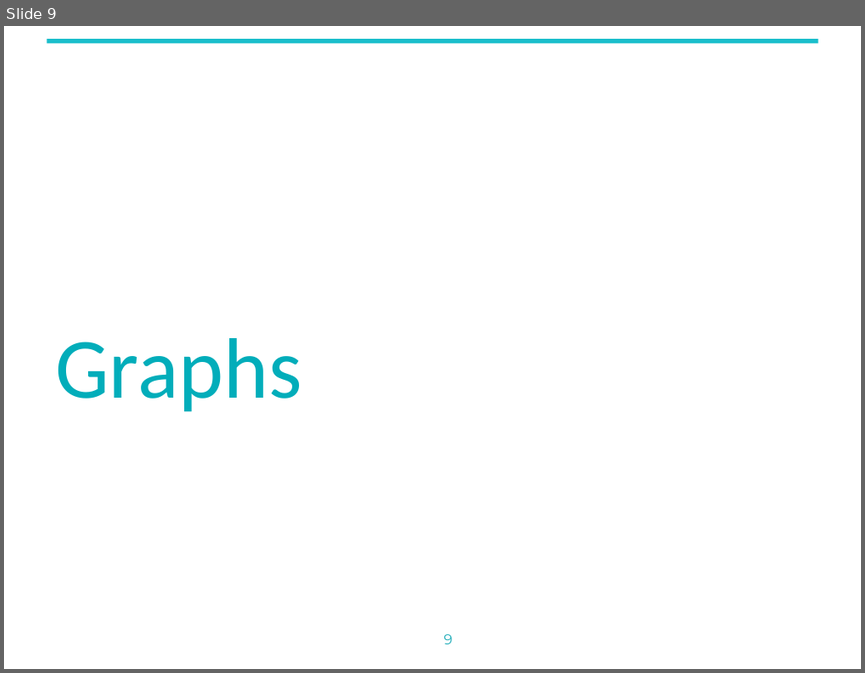
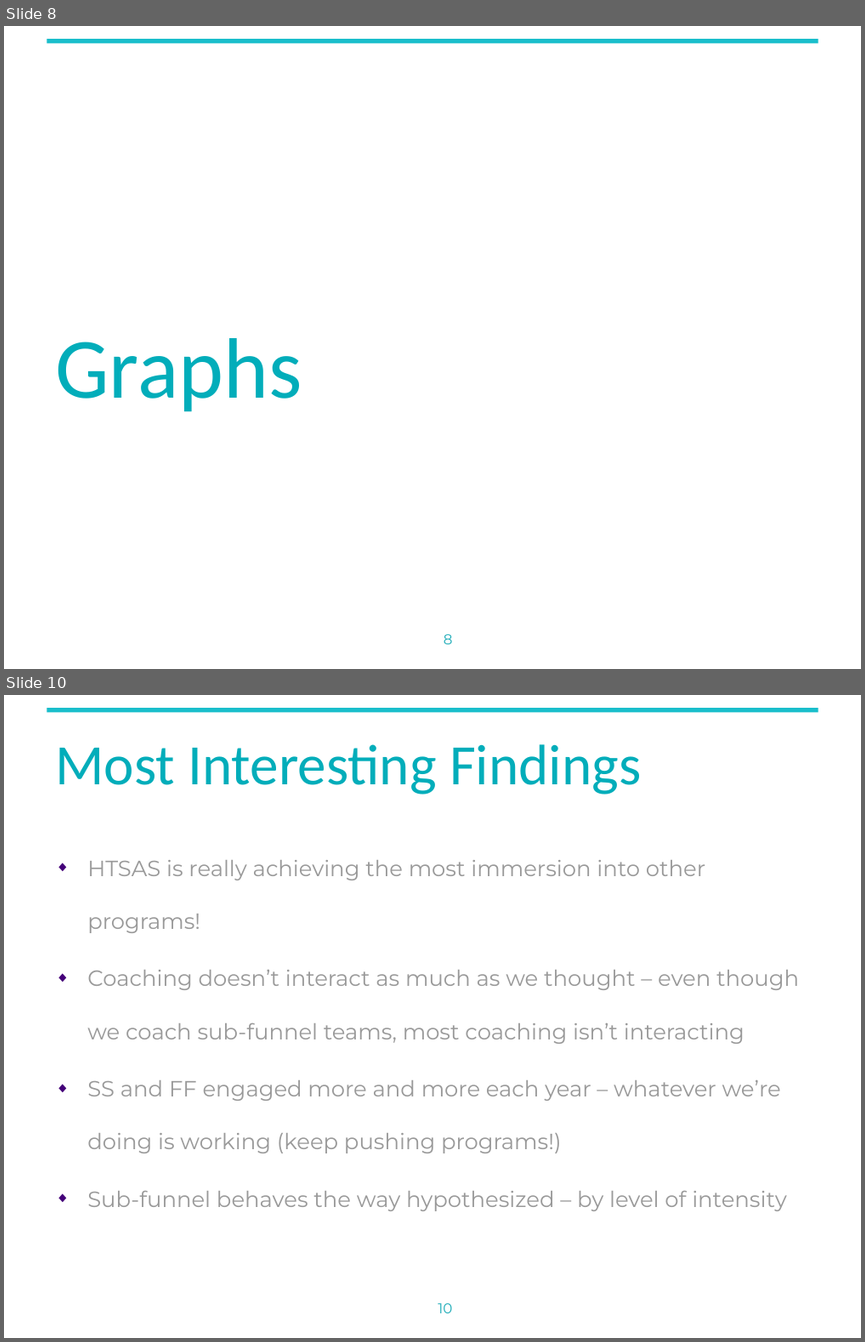
Before and after one commit to gwharris/NYU_network_analysis, a slide deck: reports/interim_presentation.pptx. Shown one above the other, each under a label of ours: slide 9 before the commit, slides 8 and 10 after it; the slides between them are not shown. The pictures are 865x673 and 865x1342 pixels, drawn with LibreOffice and Linux fonts; fonts in the diff are those of the drawing; background and template pictures are left out. Boxes give left, top, right and bottom in pixels: in the first picture for what was removed or moved away, otherwise in the second. Text is boxed around its words. In the diff, an @@ line names an element or a change of style, - is before the commit and + after.

```diff
--- a/reports/interim_presentation.pptx
+++ b/reports/interim_presentation.pptx
@@ slide 10 added at (4, 695, 861, 1338), background #FFFFFF; not listed: 1 template element that a slide beside it also shows @@
@@ title added at (55, 744, 641, 794), 48 pt, text #02ADBA @@
+Most Interesting Findings
@@ text added at (87, 860, 799, 1211), 18.5 pt, text #999999 @@
+◆ HTSAS is really achieving the most immersion into other programs!
+◆ Coaching doesn’t interact as much as we thought – even though we coach sub-funnel teams, most coaching isn’t interacting
+◆ SS and FF engaged more and more each year – whatever we’re doing is working (keep pushing programs!)
+◆ Sub-funnel behaves the way hypothesized – by level of intensity
@@ rectangle added at (575, 1246, 861, 1338), fill #FFFFFF @@
@@ page number added at (438, 1303, 452, 1313), 12 pt, text #20ADB9 @@
+10
@@ what was slide 9 is now slide 8 @@
@@ page number at (443, 634, 453, 644): text changed @@
-9
+8
```
Also in this commit, not shown: 2 slides changed, 4 other slides added.
